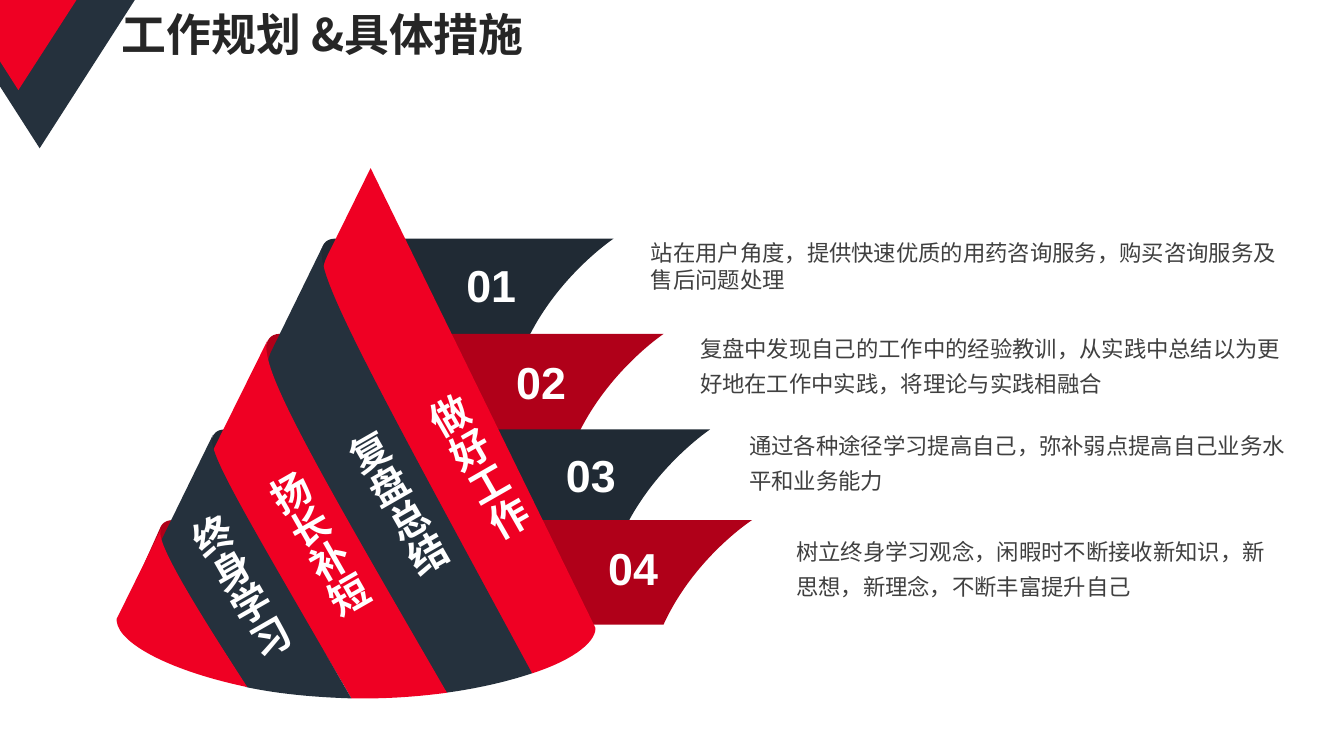
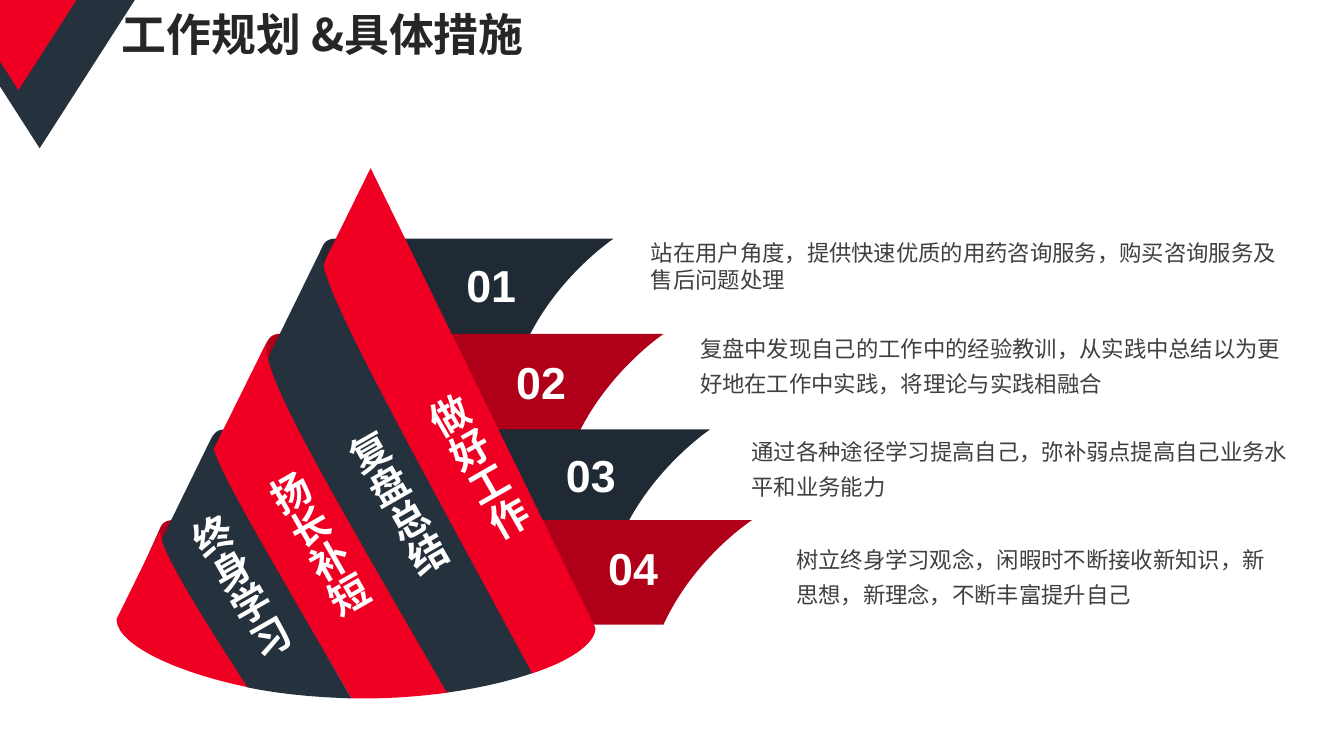
Before and after one commit to fredwo/min_document, a slide deck: slide 15 of 述职报告.pptx (slide 21 before the commit). Drawn at 1344x756 pixels with LibreOffice and Linux fonts; fonts in the diff are those of the drawing. Boxes give left, top, right and bottom in pixels: in the first picture for what was removed or moved away, otherwise in the second. Text is boxed around its words. In the diff, an @@ line names an element or a change of style, - is before the commit and + after.

```diff
--- a/述职报告.pptx
+++ b/述职报告.pptx
@@ text "通过各种途径学习提高自己，弥补弱点提高自己业务水" at (752, 441, 1288, 497): font Arial to Noto Sans CJK JP @@
@@ text "树立终身学习观念，闲暇时不断接收新知识，新" at (796, 549, 1265, 605): font Arial to Noto Sans CJK JP @@
@@ text "树立终身学习观念，闲暇时不断接收新知识，新": place and size @@
-text "树立终身学习观念，闲暇时不断接收新知识，新" at (796, 541, 1265, 597)
+text "树立终身学习观念，闲暇时不断接收新知识，新" at (796, 549, 1265, 605)
```
Also in this commit, not shown: 2 other slides changed, 2 slides added, 8 slides removed, 2 other files.
